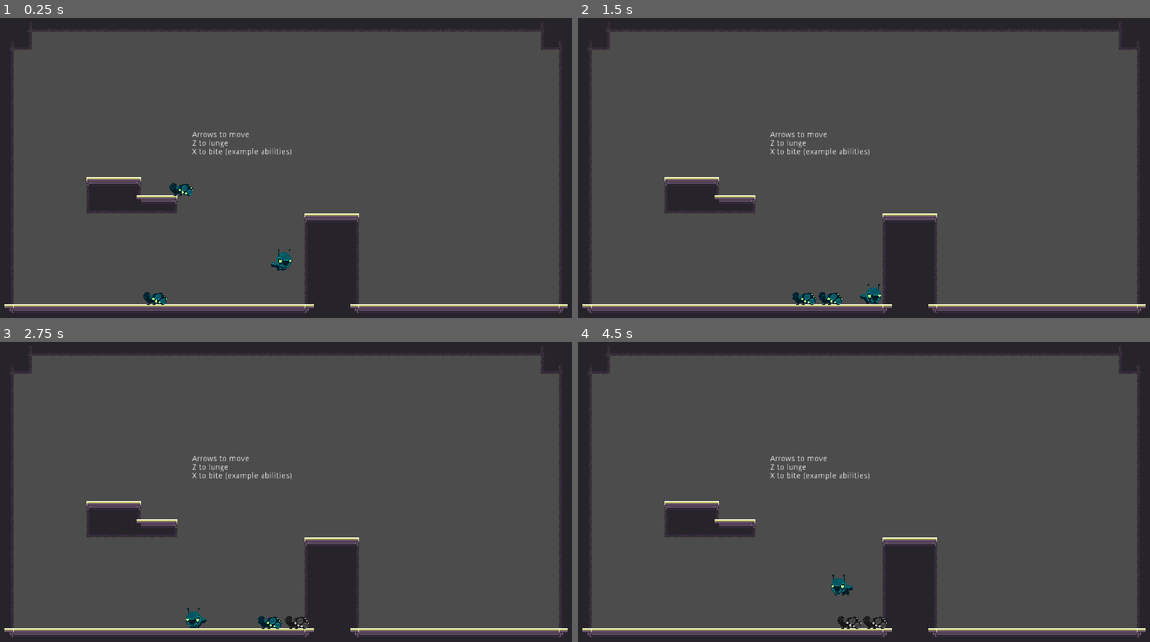
Above: before the commit, frames 1-4 (two rows, left to right).
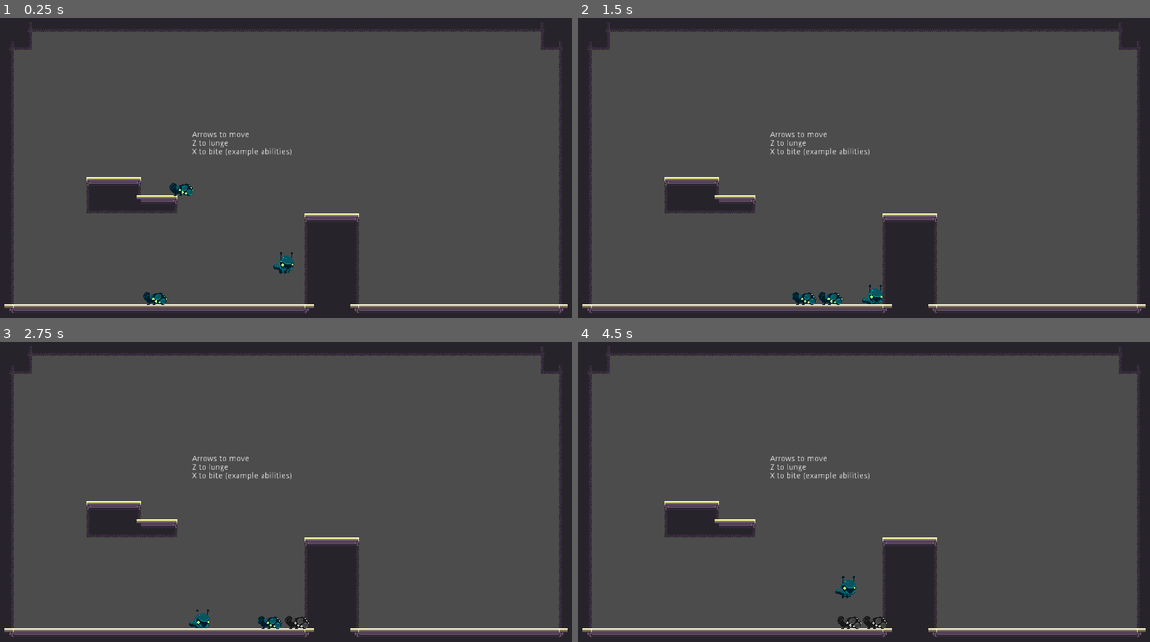
Above: after the commit, the same moments.

Repository: aveswoods/game-off-2021
Game: Godot game, scene res://creatures/test_scene.tscn
The game is run twice, just before and just after one commit, with the same random seed, the same clock (stepped at 60 frames per second) and the same inputs. Before the commit the project has no main scene; this scene is started directly in both runs. Sound files missing from this copy of the repository are replaced by a short silence.
Inputs:
- Up to frame 1 (0.25 s): no input
- Up to frame 2 (1.5 s): hold Right (ui_right) from 0.53 s (still down); tap Z (ui_accept) at 0.77 s
- Up to frame 3 (2.75 s): tap Z (ui_accept) at 1.52 s; release Right (ui_right) at 2.03 s; hold Left (ui_left) from 2.03 s (still down)
- Up to frame 4 (4.5 s): release Left (ui_left) at 2.78 s; hold Right (ui_right) 2.78-4.28 s; tap Z (ui_accept) at 3.02, 3.77 s; hold Left (ui_left) from 4.28 s (still down)

The runs differ from the first frame. In frame 1, 0.2% of the frame differs, in the area x 47-52%, y 76-86%; in frame 2, 0.1%; in frame 3, 0.2%; in frame 4, 0.2%, in the area x 44-49%, y 77-86%.

Commit message:
implemented AnimationTree that works with biting anywhere!
b= body
f = face
fam = face armored mantibles

Diff:
--- a/creatures/player/Player.tscn
+++ b/creatures/player/Player.tscn
@@ -1,10 +1,12 @@
-[gd_scene load_steps=10 format=2]
+[gd_scene load_steps=30 format=2]
 
 [ext_resource path="res://creatures/CreatureSprite.gd" type="Script" id=1]
 [ext_resource path="res://creatures/player/Player.gd" type="Script" id=2]
 [ext_resource path="res://creatures/player/frames/player-frames.png" type="Texture" id=3]
 [ext_resource path="res://creatures/creature_shader_material.tres" type="Material" id=4]
 [ext_resource path="res://creatures/death_animations/explosion.tscn" type="PackedScene" id=5]
+[ext_resource path="res://creatures/player/frames/bbaa.png" type="Texture" id=6]
+[ext_resource path="res://creatures/player/frames/fam.png" type="Texture" id=7]
 
 [sub_resource type="CircleShape2D" id=1]
 radius = 18.0
@@ -58,6 +60,231 @@
 "update": 1,
 "values": [ 11, 12, 13, 14 ]
 }
+
+[sub_resource type="Animation" id=5]
+resource_name = "bite"
+length = 0.4
+tracks/0/type = "value"
+tracks/0/path = NodePath("SpriteFace:frame")
+tracks/0/interp = 1
+tracks/0/loop_wrap = true
+tracks/0/imported = false
+tracks/0/enabled = true
+tracks/0/keys = {
+"times": PoolRealArray( 0, 0.1, 0.2, 0.3 ),
+"transitions": PoolRealArray( 1, 1, 1, 1 ),
+"update": 1,
+"values": [ 10, 11, 12, 13 ]
+}
+
+[sub_resource type="Animation" id=6]
+length = 0.2
+loop = true
+tracks/0/type = "value"
+tracks/0/path = NodePath("SpriteBody:frame")
+tracks/0/interp = 1
+tracks/0/loop_wrap = true
+tracks/0/imported = false
+tracks/0/enabled = true
+tracks/0/keys = {
+"times": PoolRealArray( 0, 0.1 ),
+"transitions": PoolRealArray( 1, 1 ),
+"update": 1,
+"values": [ 6, 7 ]
+}
+tracks/1/type = "value"
+tracks/1/path = NodePath("SpriteFace:frame")
+tracks/1/interp = 1
+tracks/1/loop_wrap = true
+tracks/1/imported = false
+tracks/1/enabled = true
+tracks/1/keys = {
+"times": PoolRealArray( 0, 0.1 ),
+"transitions": PoolRealArray( 1, 1 ),
+"update": 1,
+"values": [ 6, 7 ]
+}
+
+[sub_resource type="Animation" id=7]
+length = 0.5
+loop = true
+tracks/0/type = "value"
+tracks/0/path = NodePath("SpriteBody:frame")
+tracks/0/interp = 1
+tracks/0/loop_wrap = true
+tracks/0/imported = false
+tracks/0/enabled = true
+tracks/0/keys = {
+"times": PoolRealArray( 0, 0.2 ),
+"transitions": PoolRealArray( 1, 1 ),
+"update": 1,
+"values": [ 0, 1 ]
+}
+tracks/1/type = "value"
+tracks/1/path = NodePath("SpriteFace:frame")
+tracks/1/interp = 1
+tracks/1/loop_wrap = true
+tracks/1/imported = false
+tracks/1/enabled = true
+tracks/1/keys = {
+"times": PoolRealArray( 0, 0.2 ),
+"transitions": PoolRealArray( 1, 1 ),
+"update": 1,
+"values": [ 0, 1 ]
+}
+
+[sub_resource type="Animation" id=8]
+length = 0.2
+loop = true
+tracks/0/type = "value"
+tracks/0/path = NodePath("SpriteBody:frame")
+tracks/0/interp = 1
+tracks/0/loop_wrap = true
+tracks/0/imported = false
+tracks/0/enabled = true
+tracks/0/keys = {
+"times": PoolRealArray( 0, 0.1 ),
+"transitions": PoolRealArray( 1, 1 ),
+"update": 1,
+"values": [ 8, 9 ]
+}
+tracks/1/type = "value"
+tracks/1/path = NodePath("SpriteFace:frame")
+tracks/1/interp = 1
+tracks/1/loop_wrap = true
+tracks/1/imported = false
+tracks/1/enabled = true
+tracks/1/keys = {
+"times": PoolRealArray( 0, 0.1 ),
+"transitions": PoolRealArray( 1, 1 ),
+"update": 1,
+"values": [ 8, 9 ]
+}
+
+[sub_resource type="Animation" id=9]
+length = 0.4
+loop = true
+tracks/0/type = "value"
+tracks/0/path = NodePath("SpriteBody:frame")
+tracks/0/interp = 1
+tracks/0/loop_wrap = true
+tracks/0/imported = false
+tracks/0/enabled = true
+tracks/0/keys = {
+"times": PoolRealArray( 0, 0.1, 0.2, 0.3 ),
+"transitions": PoolRealArray( 1, 1, 1, 1 ),
+"update": 1,
+"values": [ 2, 3, 4, 5 ]
+}
+tracks/1/type = "value"
+tracks/1/path = NodePath("SpriteFace:frame")
+tracks/1/interp = 1
+tracks/1/loop_wrap = true
+tracks/1/imported = false
+tracks/1/enabled = true
+tracks/1/keys = {
+"times": PoolRealArray( 0, 0.1, 0.2, 0.3 ),
+"transitions": PoolRealArray( 1, 1, 1, 1 ),
+"update": 1,
+"values": [ 2, 3, 4, 5 ]
+}
+
+[sub_resource type="Animation" id=10]
+length = 0.4
+tracks/0/type = "value"
+tracks/0/path = NodePath("SpriteBody:frame")
+tracks/0/interp = 1
+tracks/0/loop_wrap = true
+tracks/0/imported = false
+tracks/0/enabled = true
+tracks/0/keys = {
+"times": PoolRealArray( 0, 0.1, 0.2, 0.3 ),
+"transitions": PoolRealArray( 1, 1, 1, 1 ),
+"update": 1,
+"values": [ 14, 15, 16, 17 ]
+}
+tracks/1/type = "value"
+tracks/1/path = NodePath("SpriteFace:frame")
+tracks/1/interp = 1
+tracks/1/loop_wrap = true
+tracks/1/imported = false
+tracks/1/enabled = true
+tracks/1/keys = {
+"times": PoolRealArray( 0, 0.1, 0.2, 0.3 ),
+"transitions": PoolRealArray( 1, 1, 1, 1 ),
+"update": 1,
+"values": [ 14, 15, 16, 17 ]
+}
+
+[sub_resource type="AnimationNodeAnimation" id=11]
+animation = "run"
+
+[sub_resource type="AnimationNodeAnimation" id=12]
+animation = "jump"
+
+[sub_resource type="AnimationNodeAnimation" id=13]
+animation = "fall"
+
+[sub_resource type="AnimationNodeAnimation" id=19]
+animation = "bite"
+
+[sub_resource type="AnimationNodeAnimation" id=21]
+animation = "shoot"
+
+[sub_resource type="AnimationNodeAnimation" id=14]
+animation = "idle"
+
+[sub_resource type="AnimationNodeOneShot" id=22]
+
+[sub_resource type="AnimationNodeOneShot" id=20]
+
+[sub_resource type="AnimationNodeTransition" id=15]
+input_count = 2
+input_0/name = "fall"
+input_0/auto_advance = false
+input_1/name = "jump"
+input_1/auto_advance = false
+
+[sub_resource type="AnimationNodeTransition" id=16]
+input_count = 2
+input_0/name = "ground"
+input_0/auto_advance = false
+input_1/name = "air"
+input_1/auto_advance = false
+
+[sub_resource type="AnimationNodeTransition" id=17]
+input_count = 2
+input_0/name = "idle"
+input_0/auto_advance = false
+input_1/name = "run"
+input_1/auto_advance = false
+
+[sub_resource type="AnimationNodeBlendTree" id=18]
+graph_offset = Vector2( -188.147, -119.986 )
+nodes/Animation/node = SubResource( 14 )
+nodes/Animation/position = Vector2( -702, -221 )
+"nodes/Animation 2/node" = SubResource( 11 )
+"nodes/Animation 2/position" = Vector2( -728, 52 )
+"nodes/Animation 3/node" = SubResource( 12 )
+"nodes/Animation 3/position" = Vector2( -299, 507 )
+"nodes/Animation 4/node" = SubResource( 13 )
+"nodes/Animation 4/position" = Vector2( -260, 299 )
+"nodes/Animation 5/node" = SubResource( 19 )
+"nodes/Animation 5/position" = Vector2( 494, 312 )
+"nodes/Animation 6/node" = SubResource( 21 )
+"nodes/Animation 6/position" = Vector2( -416, 117 )
+nodes/OneShot/node = SubResource( 20 )
+nodes/OneShot/position = Vector2( 702, 52 )
+"nodes/OneShot 2/node" = SubResource( 22 )
+"nodes/OneShot 2/position" = Vector2( 26, -65 )
+nodes/in_air/node = SubResource( 15 )
+nodes/in_air/position = Vector2( 13, 351 )
+nodes/in_air_state/node = SubResource( 16 )
+nodes/in_air_state/position = Vector2( 455, 65 )
+nodes/movement/node = SubResource( 17 )
+nodes/movement/position = Vector2( -351, -169 )
+nodes/output/position = Vector2( 949, 26 )
+node_connections = [ "output", 0, "OneShot", "in_air_state", 0, "OneShot 2", "in_air_state", 1, "in_air", "movement", 0, "Animation", "movement", 1, "Animation 2", "in_air", 0, "Animation 4", "in_air", 1, "Animation 3", "OneShot", 0, "in_air_state", "OneShot", 1, "Animation 5", "OneShot 2", 0, "movement", "OneShot 2", 1, "Animation 6" ]
 
 [node name="Player" type="KinematicBody2D" groups=[
 "player",
@@ -67,10 +294,12 @@
 script = ExtResource( 2 )
 
 [node name="CreatureSprite" type="Sprite" parent="."]
+visible = false
 material = ExtResource( 4 )
 position = Vector2( -4, -5 )
 texture = ExtResource( 3 )
 hframes = 15
+frame = 14
 script = ExtResource( 1 )
 
 [node name="CollisionShape2D" type="CollisionShape2D" parent="."]
@@ -95,5 +324,31 @@
 
 [node name="CPUParticles2D" parent="." instance=ExtResource( 5 )]
 
+[node name="SpriteBody" type="Sprite" parent="."]
+texture = ExtResource( 6 )
+hframes = 18
+
+[node name="SpriteFace" type="Sprite" parent="."]
+texture = ExtResource( 7 )
+hframes = 18
+
+[node name="AnimationPlayerBody" type="AnimationPlayer" parent="."]
+anims/bite = SubResource( 5 )
+anims/fall = SubResource( 6 )
+anims/idle = SubResource( 7 )
+anims/jump = SubResource( 8 )
+anims/run = SubResource( 9 )
+anims/shoot = SubResource( 10 )
+
+[node name="AnimationTree" type="AnimationTree" parent="."]
+tree_root = SubResource( 18 )
+anim_player = NodePath("../AnimationPlayerBody")
+active = true
+parameters/OneShot/active = false
+"parameters/OneShot 2/active" = false
+parameters/in_air/current = 0
+parameters/in_air_state/current = 0
+parameters/movement/current = 0
+
 [connection signal="timeout" from="InvincibilityTimer" to="." method="_on_InvincibilityTimer_timeout"]
 [connection signal="timeout" from="StunTimer" to="." method="_on_StunTimer_timeout"]
--- a/project.godot
+++ b/project.godot
@@ -39,6 +39,7 @@
 [application]
 
 config/name="Game Off 2021"
+run/main_scene="res://creatures/test_scene.tscn"
 
 [autoload]
 
Not shown: 2 places in creatures/creature_shader_material.tres that only renumber resources
Binary file added: creatures/player/frames/b.png
Not shown, added: creatures/player/frames/b.png.import
Binary file added: creatures/player/frames/ba.png
Not shown, added: creatures/player/frames/ba.png.import
Binary file added: creatures/player/frames/bbaa.png
Not shown, added: creatures/player/frames/bbaa.png.import
Binary file added: creatures/player/frames/f.png
Not shown, added: creatures/player/frames/f.png.import
Binary file added: creatures/player/frames/fam.png
Not shown, added: creatures/player/frames/fam.png.import
Binary file added: creatures/player/frames/fm.png
(and 1 more such lines)
